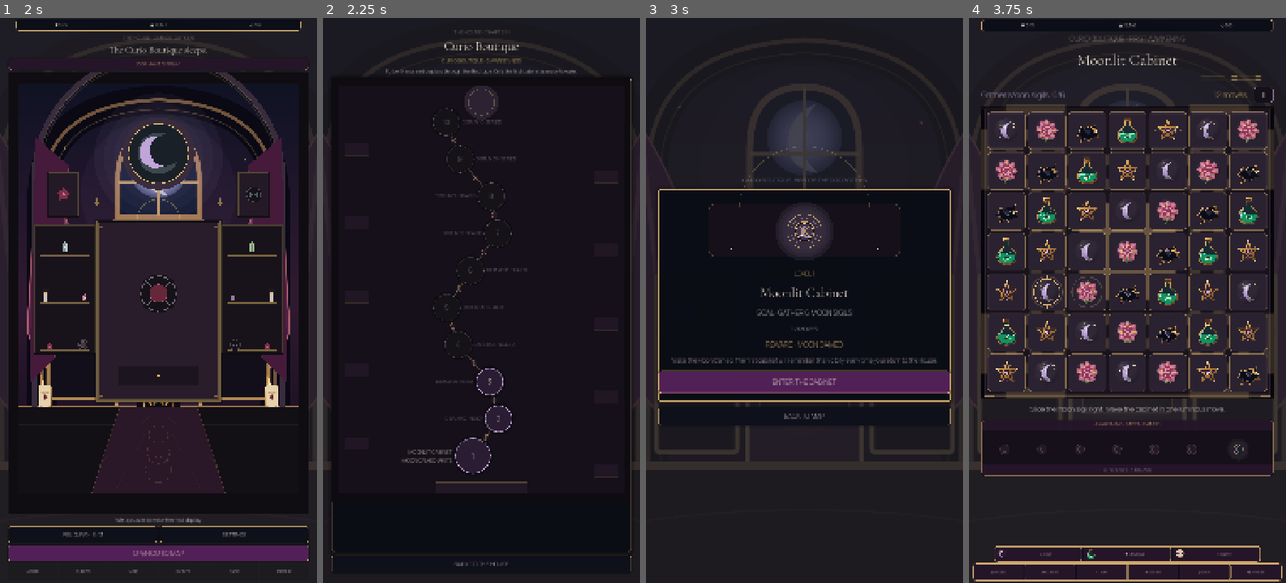
Above: before the commit, frames 1-4 (left to right).
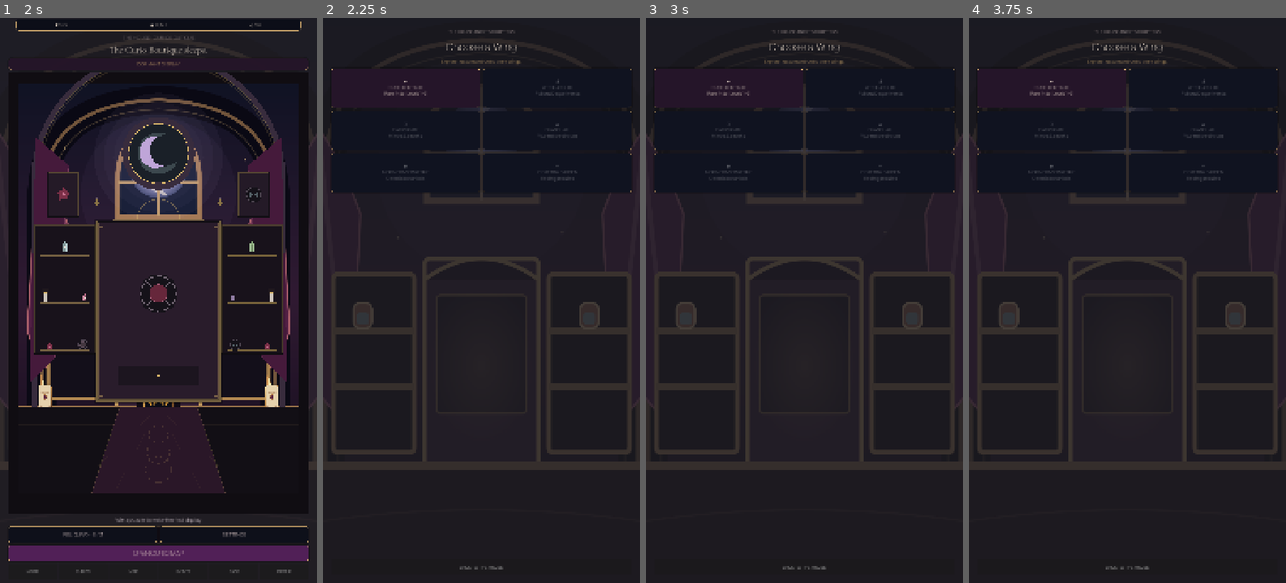
Above: after the commit, the same moments.

Repository: Jay-prodesign/akilta-match3
Game: Godot game, scene res://src/app/app_bootstrap.tscn
The game is run twice, just before and just after one commit, with the same random seed, the same clock (stepped at 60 frames per second) and the same inputs.
Inputs (mouse positions are in pixels of both pictures, inside the frame that each line leads up to):
- Up to frame 1 (2 s): click "RELIQUARY · 0 / 3" at 0.5 s; click "BACK TO THE HOUSE" at 1.25 s
- Up to frame 2 (2.25 s): click "OPEN CURIO MAP" at 2 s
- Up to frame 3 (3 s): click (794, 458) at 2.75 s, where only the run before the commit has a clickable "1"
- Up to frame 4 (3.75 s): click (1127, 379) at 3.5 s, where only the run before the commit has a clickable "ENTER THE CABINET"

Frame 1 is identical in both runs. In frame 2, 11% of the frame differs, in the area x 2-98%, y 2-98%; in frame 3, 16%; in frame 4, 26%, in the area x 1-99%, y 0-100%.

Commit message:
feat(flow): route House and gameplay Map controls through chapter selection

Diff:
--- a/src/app/app_bootstrap.gd
+++ b/src/app/app_bootstrap.gd
@@ -9,6 +9,7 @@
 const HouseScene = preload("res://src/ui/home/house_home.tscn")
 const CollectionScene = preload("res://src/ui/collection/curio_collection.tscn")
 const MapScene = preload("res://src/ui/map/chapter_map.tscn")
+const ChapterSelectScene = preload("res://src/ui/map/chapter_select.tscn")
 const PrestartScene = preload("res://src/ui/prestart/level_prestart.tscn")
 const SettingsScene = preload("res://src/ui/settings/settings_panel.tscn")
 const SplashScene = preload("res://src/ui/splash/splash_screen.tscn")
@@ -278,7 +279,7 @@
 	screen.set_available_level_count(TEST_LEVEL_COUNT)
 	screen.set_progress(progress)
 	screen.collection_requested.connect(show_collection)
-	screen.map_requested.connect(show_map)
+	screen.map_requested.connect(show_chapters)
 	screen.play_requested.connect(_on_house_play_requested)
 	screen.settings_requested.connect(show_settings)
 	if screen.has_signal("events_requested"):
@@ -344,7 +345,7 @@
 		"curios":
 			show_collection()
 		"map":
-			show_map()
+			show_chapters()
 		"events":
 			show_feature_preview("Events")
 		"shop":
@@ -394,3 +395,16 @@
 		return
 	if show_map():
 		show_prestart(level_number)
+
+func show_chapters() -> bool:
+	if navigation == null or navigation.current() != NavigationScript.Route.HOUSE:
+		return false
+	var screen: Node = ChapterSelectScene.instantiate()
+	_show_screen(screen)
+	screen.chapter_requested.connect(_on_chapter_selected)
+	screen.back_requested.connect(show_house)
+	return true
+
+func _on_chapter_selected(chapter_id: String) -> void:
+	if chapter_id == "curio_boutique":
+		show_map()
